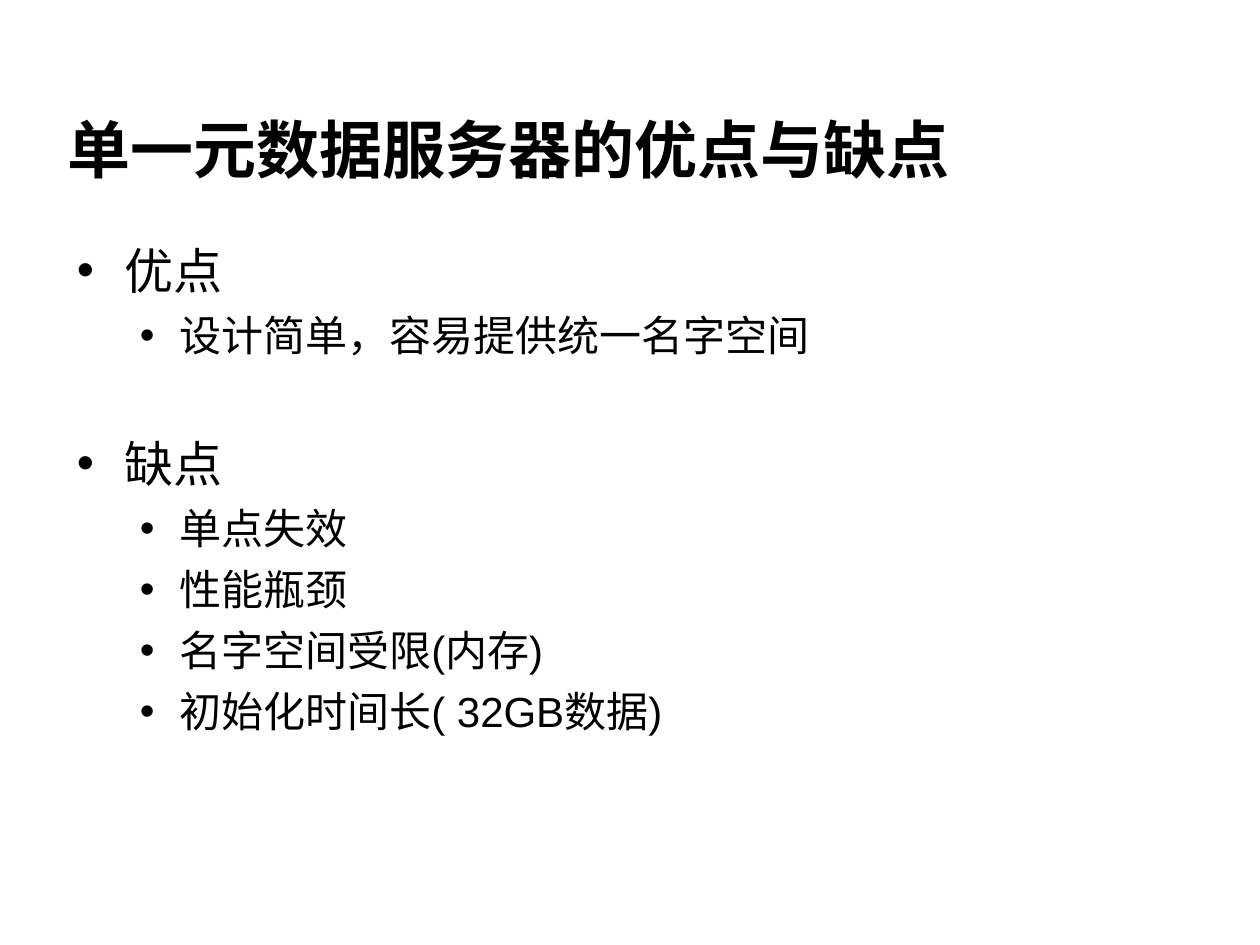
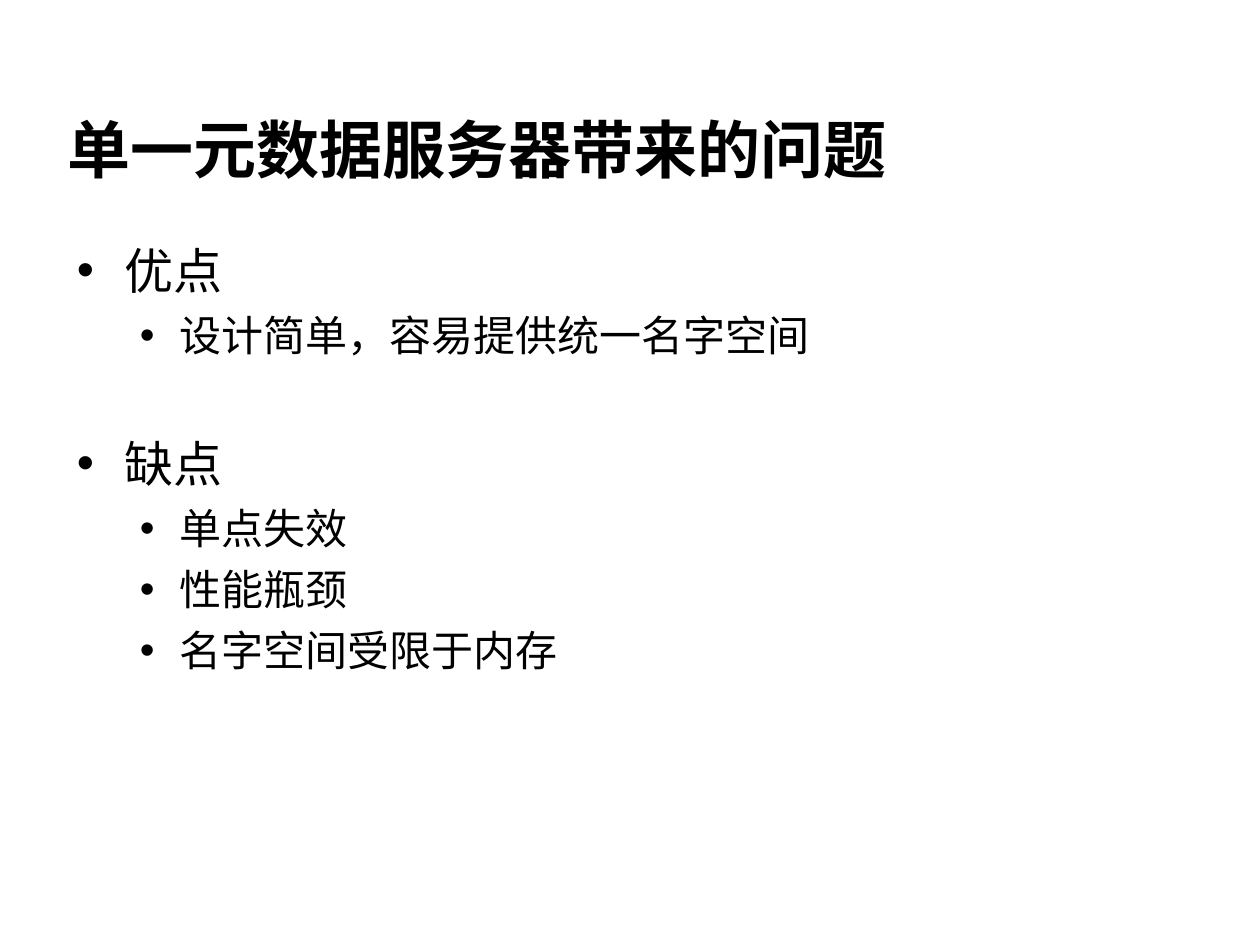
Before and after one commit to cheliequan/idning-paper, a slide deck: slide 9 of draft/答辩.ppt (slide 7 before the commit). Drawn at 1260x945 pixels with LibreOffice and Linux fonts; fonts in the diff are those of the drawing; background and template pictures are left out. Boxes give left, top, right and bottom in pixels: in the first picture for what was removed or moved away, otherwise in the second. Text is boxed around its words. In the diff, an @@ line names an element or a change of style, - is before the commit and + after.

```diff
--- a/draft/答辩.ppt
+++ b/draft/答辩.ppt
@@ title at (x1=67, y1=119, x2=886, y2=179): text changed @@
-单一元数据服务器的优点与缺点
+单一元数据服务器带来的问题
@@ text at (x1=179, y1=630, x2=557, y2=670): text changed @@
-  • 名字空间受限(内存)
-  • 初始化时间长( 32GB数据)
+  • 名字空间受限于内存
```
Also in this commit, not shown: 7 other slides changed, 8 slides added, 9 slides removed, 1 other file.
